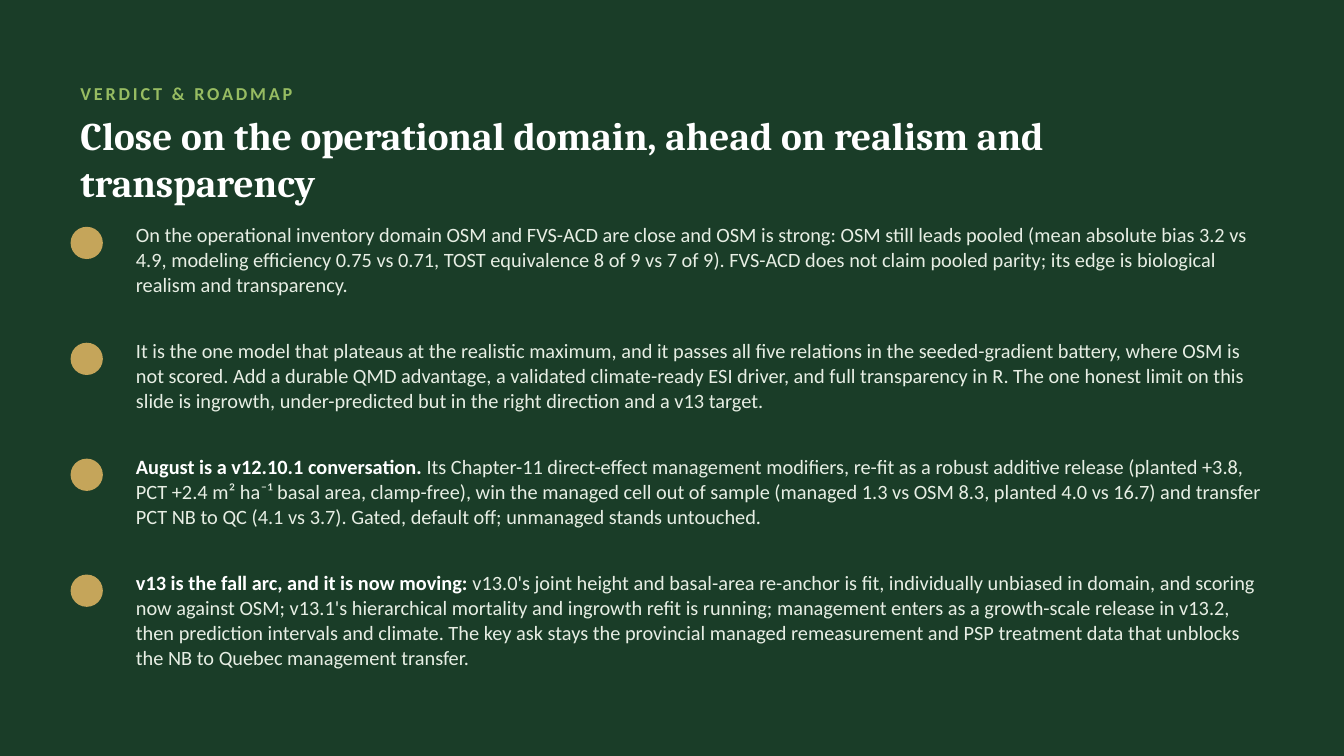
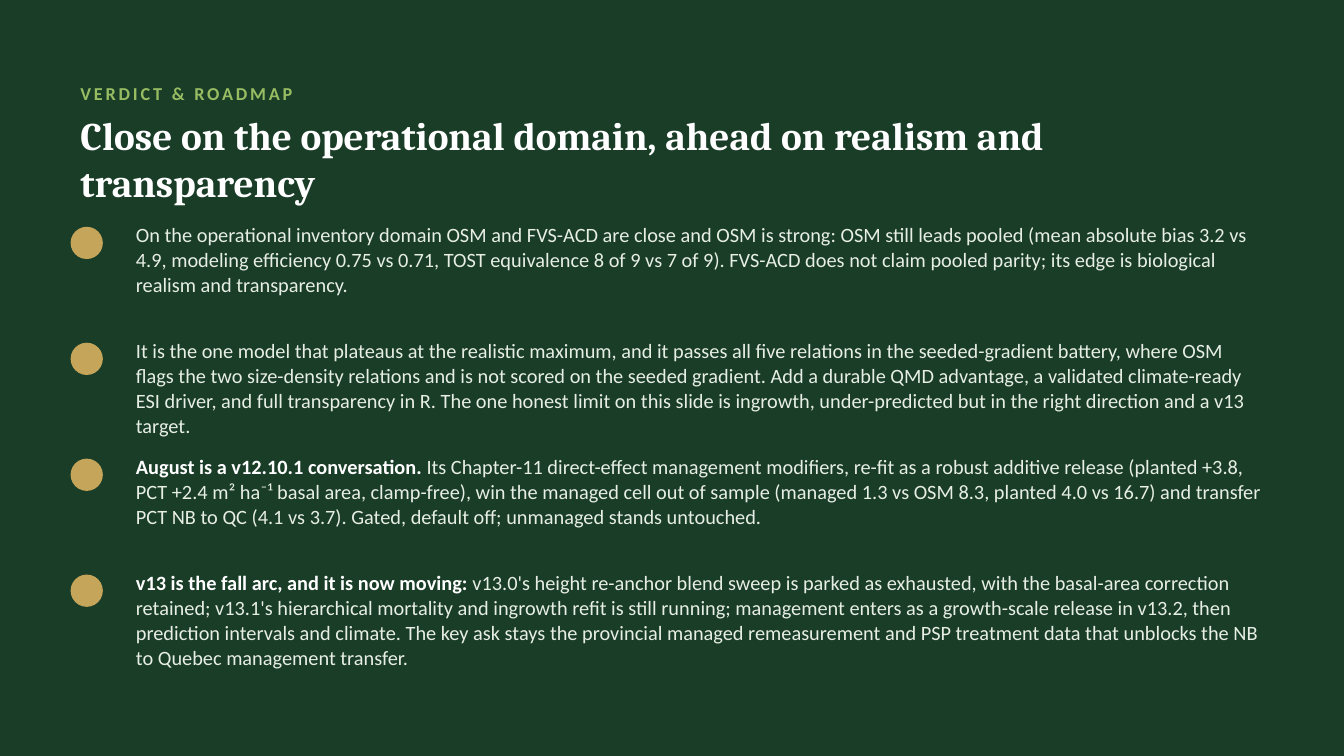
Before and after one commit to holoros/fvs-acd, a slide deck: slide 20 of FVS-ACD_Hennigar_Aug2026.pptx (slide 16 before the commit). Drawn at 1344x756 pixels with LibreOffice and Linux fonts; fonts in the diff are those of the drawing. Boxes give left, top, right and bottom in pixels: in the first picture for what was removed or moved away, otherwise in the second. Text is boxed around its words. In the diff, an @@ line names an element or a change of style, - is before the commit and + after.

```diff
--- a/FVS-ACD_Hennigar_Aug2026.pptx
+++ b/FVS-ACD_Hennigar_Aug2026.pptx
@@ text at bbox=[136, 344, 1244, 437]: text changed @@
-It is the one model that plateaus at the realistic maximum, and it passes all five relations in the seeded-gradient battery, where OSM is not scored. Add a durable QMD advantage, a validated climate-ready ESI driver, and full transparency in R. The one honest limit on this slide is ingrowth, under-predicted but in the right direction and a v13 target.
+It is the one model that plateaus at the realistic maximum, and it passes all five relations in the seeded-gradient battery, where OSM flags the two size-density relations and is not scored on the seeded gradient. Add a durable QMD advantage, a validated climate-ready ESI driver, and full transparency in R. The one honest limit on this slide is ingrowth, under-predicted but in the right direction and a v13 target.
@@ text at bbox=[136, 575, 1257, 669]: text changed @@
-v13 is the fall arc, and it is now moving: v13.0's joint height and basal-area re-anchor is fit, individually unbiased in domain, and scoring now against OSM; v13.1's hierarchical mortality and ingrowth refit is running; management enters as a growth-scale release in v13.2, then prediction intervals and climate. The key ask stays the provincial managed remeasurement and PSP treatment data that unblocks the NB to Quebec management transfer.
+v13 is the fall arc, and it is now moving: v13.0's height re-anchor blend sweep is parked as exhausted, with the basal-area correction retained; v13.1's hierarchical mortality and ingrowth refit is still running; management enters as a growth-scale release in v13.2, then prediction intervals and climate. The key ask stays the provincial managed remeasurement and PSP treatment data that unblocks the NB to Quebec management transfer.
```
Also in this commit, not shown: 4 other slides changed, 4 slides added, 10 other files.
